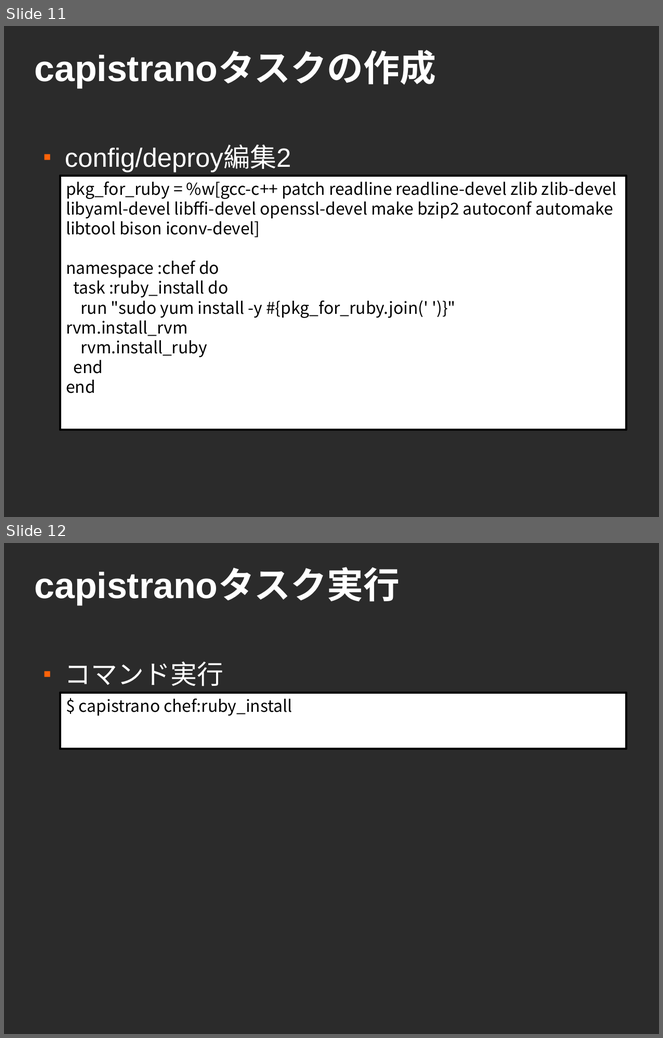
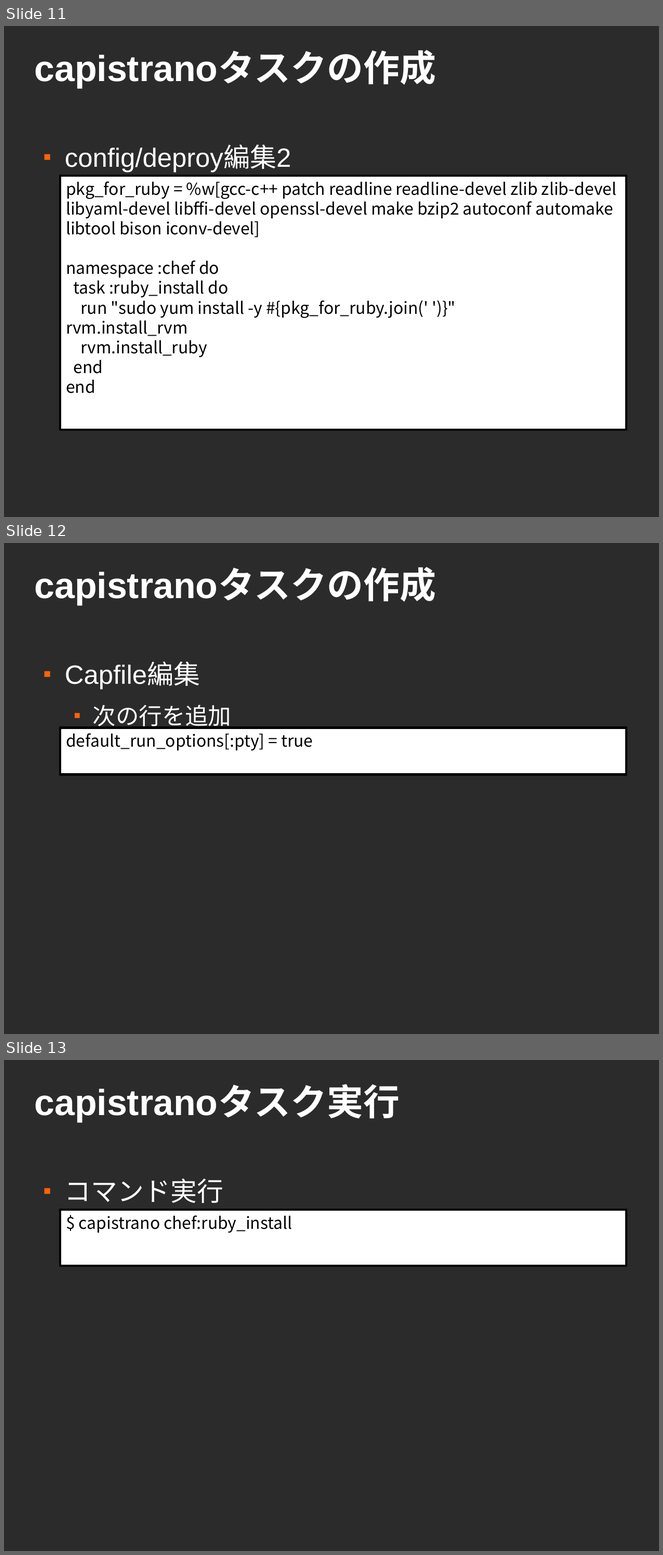
Before and after one commit to sendagayarb/mokmok_2012-05-28, a slide deck: fukajun/capistrano.odp. Shown one above the other, each under a label of ours: slides 11 and 12 before the commit, slides 11, 12 and 13 after it. The pictures are 663x1038 and 663x1555 pixels, drawn with LibreOffice and Linux fonts; fonts in the diff are those of the drawing; background and template pictures are left out; a plain dark background stands for a picture behind light text. Boxes give left, top, right and bottom in pixels: in the first picture for what was removed or moved away, otherwise in the second. Text is boxed around its words. In the diff, an @@ line names an element or a change of style, - is before the commit and + after.

```diff
--- a/fukajun/capistrano.odp
+++ b/fukajun/capistrano.odp
@@ slide 12 added at <box>4,543,659,1034</box>, background picture (left out) @@
@@ title added at <box>35,570,437,605</box>, 44 pt, text #FFFFFF, bold @@
+capistranoタスクの作成
@@ text added at <box>65,663,231,730</box>, 32 pt, text #FFFFFF @@
+■ Capfile編集
+  ■ 次の行を追加
@@ rectangle added at <box>60,728,626,775</box>, fill #FFFFFF, outline #000000 2.83 pt, 20 pt, text #000000 @@
+default_run_options[:pty] = true
@@ what was slide 12 is now slide 13 @@
```
Also in this commit, not shown: 2 slides changed.
